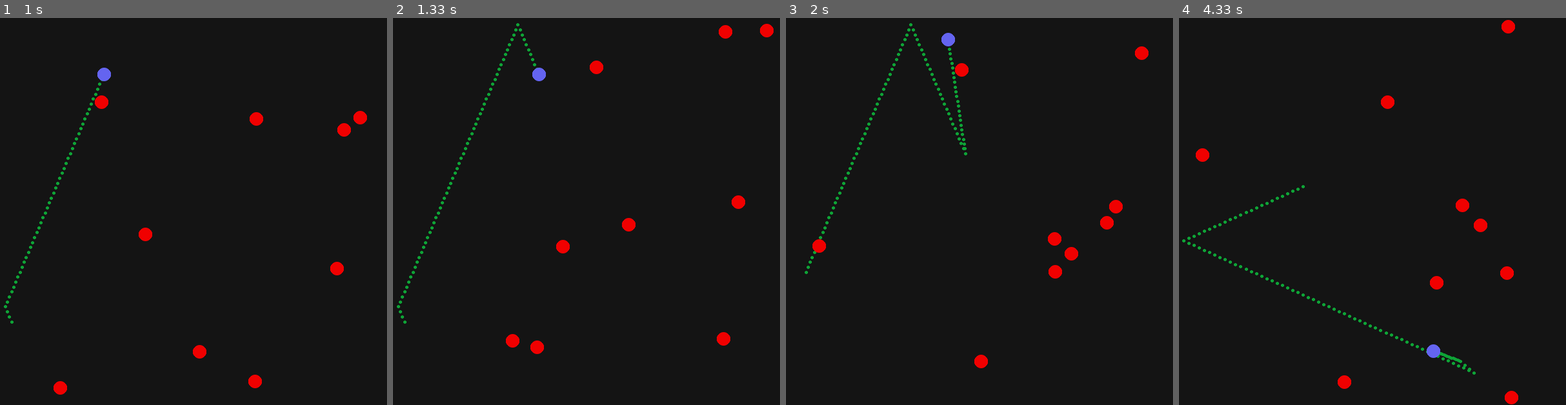
Above: before the commit, frames 1-4 (left to right).
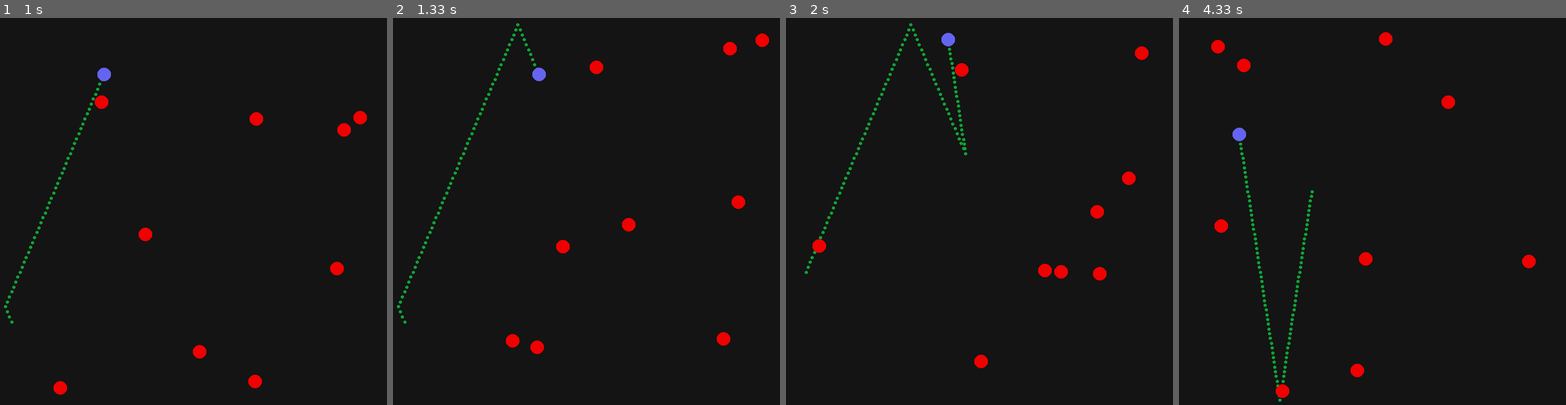
Above: after the commit, the same moments.

Repository: nmaszin/kulki
Game: pygame game, started from main.py
The game is run twice, just before and just after one commit, with the same random seed, the same clock (stepped at 60 frames per second) and the same inputs.
Inputs:
- Up to frame 1 (1 s): no input
- Up to frame 2 (1.33 s): no input
- Up to frame 3 (2 s): no input
- Up to frame 4 (4.33 s): no input

Frame 1 is identical in both runs. In frame 2, 0.4% of the frame differs, in the area x 84-99%, y 1-10%; in frame 3, 0.9%; in frame 4, 3.0%, in the area x 0-93%, y 0-100%.

Commit message:
Support for collisions precision config

Diff:
--- a/app/simulation/ball.py
+++ b/app/simulation/ball.py
@@ -12,11 +12,12 @@
   This class handle move and collisions with wall and other objects
   """
 
-  def __init__(self, position, radius, velocity, acceleration):
+  def __init__(self, position, radius, velocity, acceleration, collisions_precision):
     self.position = position
     self.radius = radius
     self.velocity = velocity
     self.acceleration = acceleration
+    self.collisions_precision = collisions_precision
 
     self.track_length = 0
 
@@ -28,14 +29,14 @@
     Returns True if collision between two balls has ocurred
     """
     distance = self.position.distance(ball.position)
-    return distance <= self.radius + ball.radius
+    return distance <= self.radius + ball.radius + self.collisions_precision
 
-  def is_collision_with_wall(self, scene):
+  def is_collision_with_wall(self, scene_rectangle):
     """
     Returns True if collision between ball and wall has ocurred
     Wall is a border of scene rectangle
     """
-    return not self.ball_possible_centers(scene).contains(self.position)
+    return not self.ball_possible_centers(scene_rectangle).contains(self.position)
 
   def bounce_off_of_ball(self, ball):
     """
@@ -63,12 +64,12 @@
     self.velocity = matrix.from_base(self_velocity_transformed)
     ball.velocity = matrix.from_base(ball_velocity_transformed)
 
-  def bounce_off_of_wall(self, scene):
+  def bounce_off_of_wall(self, scene_rectangle):
     """
     Handle ball bouncing off of walls
     Does not return anything
     """
-    possible_centers = self.ball_possible_centers(scene)
+    possible_centers = self.ball_possible_centers(scene_rectangle)
 
     if self.position.x < possible_centers.left():
       self.velocity.x *= -1
@@ -81,17 +82,17 @@
       self.velocity.y *= -1
 
 
-  def ball_possible_centers(self, scene):
+  def ball_possible_centers(self, scene_rectangle):
     """
     Returns a rectangle that describes area
     consisting of all possible points (centers of ball)
     which ball is able to have
     """
     return Rectangle(
-      x=scene.x + self.radius + 1,
-      y=scene.y + self.radius + 1,
-      width=scene.width - 2 * self.radius - 2,
-      height=scene.height - 2 * self.radius - 2,
+      x=scene_rectangle.x + self.radius + self.collisions_precision,
+      y=scene_rectangle.y + self.radius + self.collisions_precision,
+      width=scene_rectangle.width - 2 * self.radius - 2 * self.collisions_precision,
+      height=scene_rectangle.height - 2 * self.radius - 2 * self.collisions_precision,
     )
 
   def update(self, time_delta):
@@ -109,8 +110,8 @@
 class TrackedBall(Ball):
   TRACK_SIZE = 100
 
-  def __init__(self, position, radius, velocity, acceleration):
-    super().__init__(position, radius, velocity, acceleration)
+  def __init__(self, position, radius, velocity, acceleration, collisions_precision):
+    super().__init__(position, radius, velocity, acceleration, collisions_precision)
     self.previous_positions = deque([])
 
   def update(self, time_delta):
--- a/app/simulation/config.py
+++ b/app/simulation/config.py
@@ -10,7 +10,8 @@
     'balls_number': 100,
     'ball_radius': 10,
     'ball_velocity': lambda: Vector.from_polar(500, math.radians(random.randint(0, 360))),
-    'ball_acceleration': lambda: Vector(0, 0)
+    'ball_acceleration': lambda: Vector(0, 0),
+    'collisions_precision': 1
   }
 
   def __init__(self, config):
--- a/app/simulation/frame.py
+++ b/app/simulation/frame.py
@@ -1,8 +1,8 @@
 import copy
 
 class SimulationFrame:
-  def __init__(self, scene, balls):
-    self.scene = scene
+  def __init__(self, scene_rectangle, balls):
+    self.scene_rectangle = scene_rectangle
     self.balls = balls
 
   def after(self, delta_time):
@@ -21,10 +21,10 @@
           ball.bounce_off_of_ball(other)
 
     for ball in balls:
-      if ball.is_collision_with_wall(self.scene):
-        ball.bounce_off_of_wall(self.scene)
+      if ball.is_collision_with_wall(self.scene_rectangle):
+        ball.bounce_off_of_wall(self.scene_rectangle)
 
     return SimulationFrame(
-      self.scene,
+      self.scene_rectangle,
       balls
     )
--- a/app/simulation/simulation.py
+++ b/app/simulation/simulation.py
@@ -15,11 +15,11 @@
   This class is a main simulation manager
   """
   def __init__(self, config):
-    self.scene = Rectangle(0, 0, config['width'], config['height'])
+    self.scene_rectangle = Rectangle(0, 0, config['width'], config['height'])
     self.config = config
 
     positions = self.randomize_initial_balls_positions(
-      self.scene,
+      self.scene_rectangle,
       config['balls_number'],
       config['ball_radius']
     )
@@ -29,7 +29,8 @@
       position=positions.pop(),
       radius=config['ball_radius'],
       velocity=config['ball_velocity'](),
-      acceleration=config['ball_acceleration']()
+      acceleration=config['ball_acceleration'](),
+      collisions_precision=config['collisions_precision']
     ))
 
     for position in positions:
@@ -37,11 +38,12 @@
         position=position,
         radius=config['ball_radius'],
         velocity=config['ball_velocity'](),
-        acceleration=config['ball_acceleration']()
+        acceleration=config['ball_acceleration'](),
+        collisions_precision=config['collisions_precision']
       ))
 
     self.frames = deque([SimulationFrame(
-      self.scene,
+      self.scene_rectangle,
       balls
     )])
 
@@ -60,11 +62,11 @@
     return self.frames.popleft()
 
   @staticmethod
-  def randomize_initial_balls_positions(scene, balls_number, ball_radius):
+  def randomize_initial_balls_positions(scene_rectangle, balls_number, ball_radius):
     rows_number = columns_number = math.ceil(math.sqrt(balls_number))
 
-    area_width = int(scene.width / columns_number)
-    area_height = int(scene.height / rows_number)
+    area_width = int(scene_rectangle.width / columns_number)
+    area_height = int(scene_rectangle.height / rows_number)
 
     busy_areas = [[False] * columns_number for y in range(rows_number)]
 
@@ -78,8 +80,8 @@
           break
 
       rect = Rectangle(
-        scene.x + area_width * x + ball_radius,
-        scene.y + area_height * y + ball_radius,
+        scene_rectangle.x + area_width * x + ball_radius,
+        scene_rectangle.y + area_height * y + ball_radius,
         area_width - 2 * ball_radius,
         area_height - 2 * ball_radius
       )
